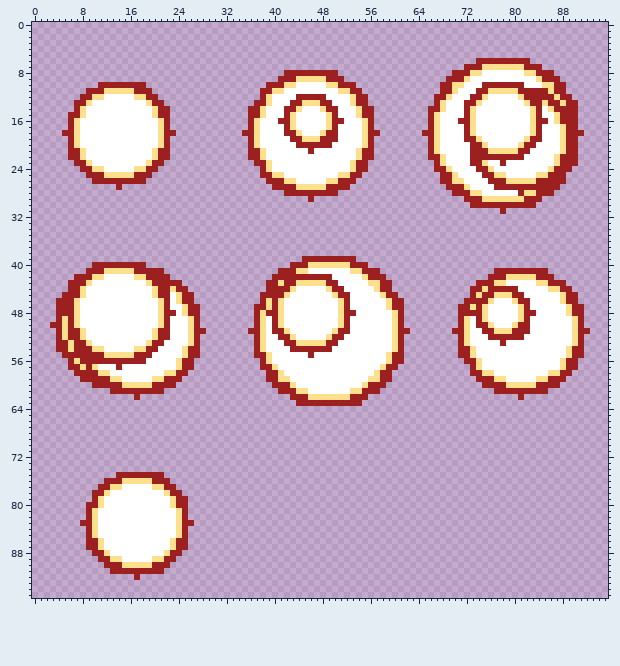
Sprite sheet: src/graphics/explosion32.png. The first picture shows the starting point.
The file is 96x96 pixels.
New version:
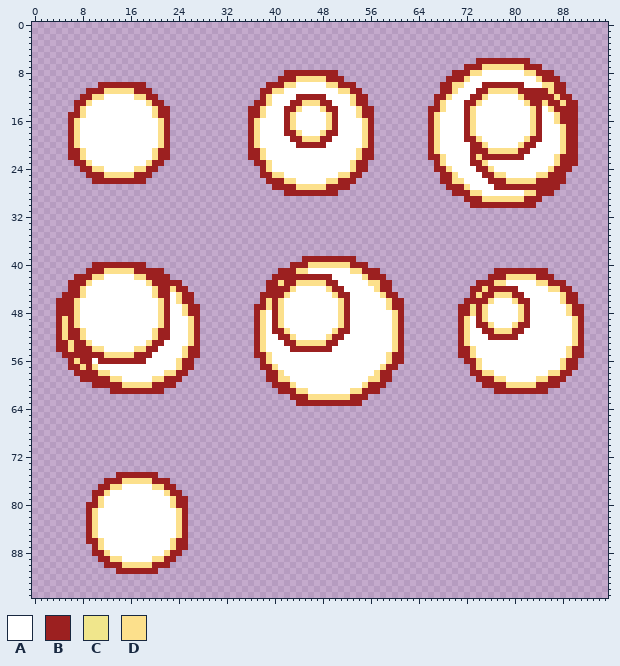
Palette (. is transparent): A #ffffff  B #9c2020  C #f0e68c  D #fce08c
Diff:
Changed rows in their new state; - is an unchanged pixel.
first column x 5:
16 ------------------------------------A---------A-------------------A-------------A------
18 .-----------------.-----------.---------------------.-------.-------------------------.
19 ---------------------------------------------A-----------------------------------------
20 --------------------------------------------A------------------------------------------
21 -----------------------------------------A---------------------------------------------
22 ---------------------------------------------------------------------D-----------------
23 -------------------------------------------------------------------------A-------------
first column x 14:
27 .-------------------------------------------------------------------
28 -------------------------------------------------------------------A
29 --------------------------------.-----------------------------------
31 ----------------------------------------------------------------.---
first column x 3:
48 --------------------A---------------A-------------A-------------------D---------A---------
50 .-----------------------------------------------------------------------------------------
51 -------------------------.-------.-------------------------.-------.-----------A---------.
52 ------------------------------------------------------------------------------A-----------
53 ---------------------------------------------------------------------------A--------------
55 -------------------------------------------A----------------------------------------------
56 -------A----------------------------------------------------------------------------------
57 -----------A------------------------------------------------------------------------------
first column x 17:
62 .---------------------------------------------------------------.
first column x 21:
75 .
first column x 8:
83 .-----------------.
first column x 9:
87 .
first column x 13:
91 .-------.
92 ----.----
